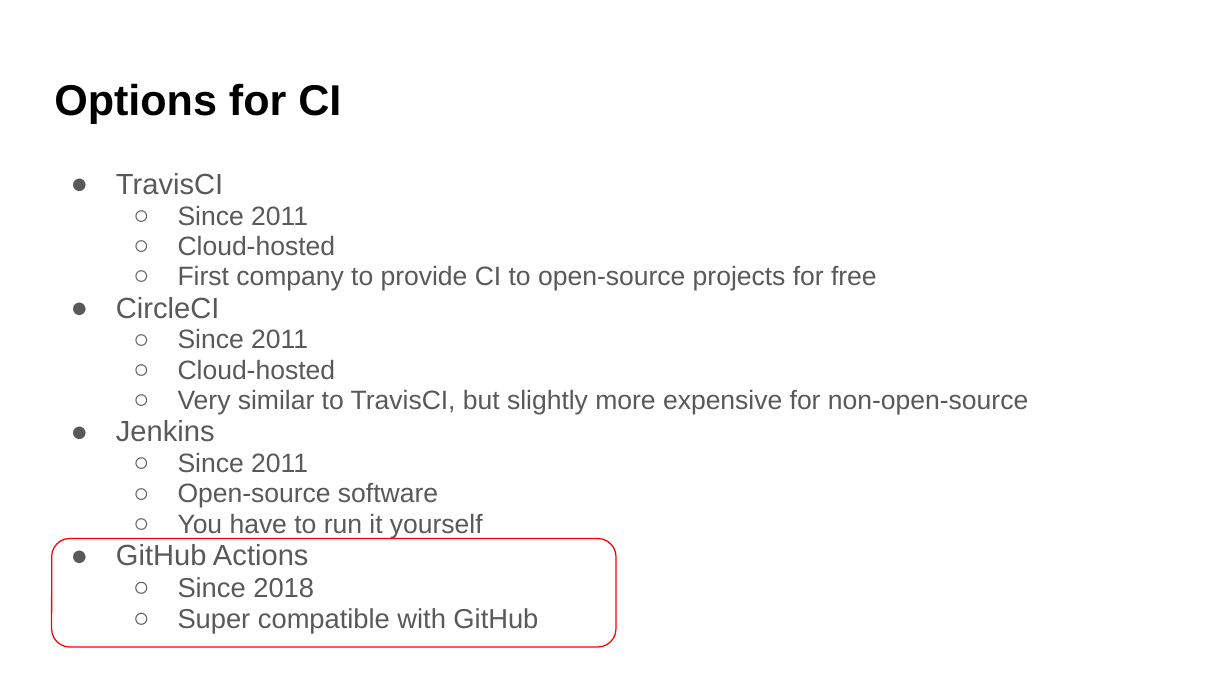
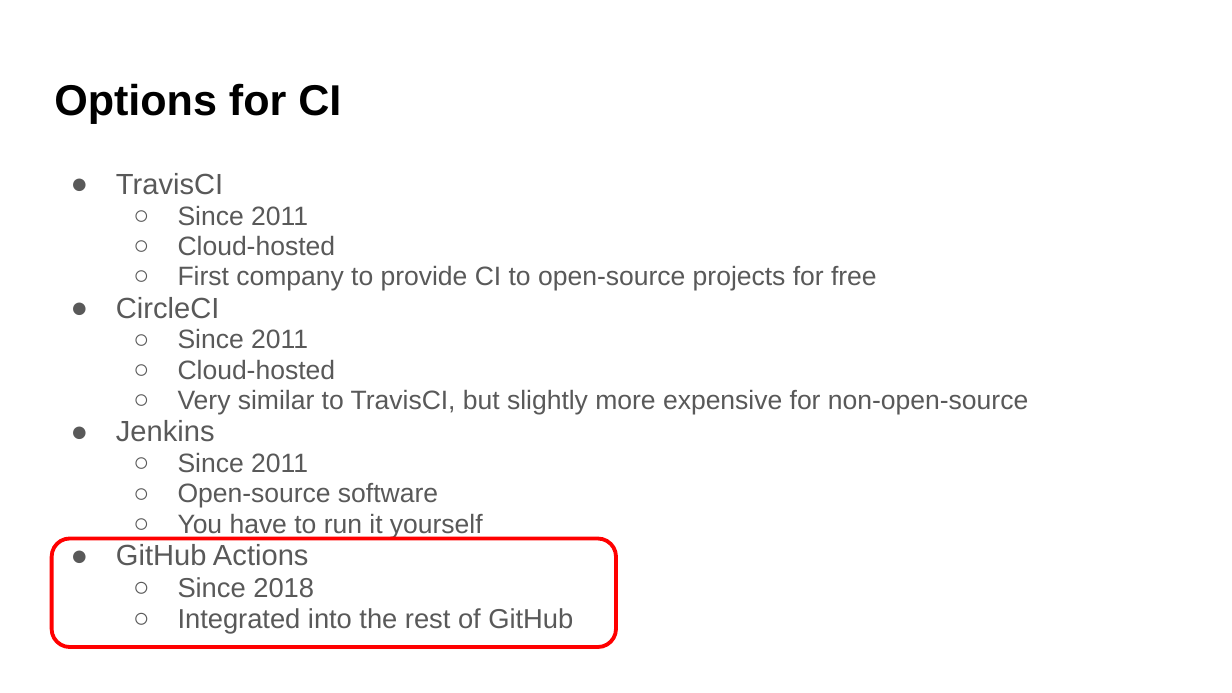
Before and after one commit to UWDATA515/lecture-materials, a slide deck: slide 10 of 07/DATA515_07_ContinuousIntegration.pptx. Drawn at 1232x693 pixels with LibreOffice and Linux fonts; fonts in the diff are those of the drawing; background and template pictures are left out. Boxes give left, top, right and bottom in pixels: in the first picture for what was removed or moved away, otherwise in the second. Text is boxed around its words. In the diff, an @@ line names an element or a change of style, - is before the commit and + after.

```diff
--- a/07/DATA515_07_ContinuousIntegration.pptx
+++ b/07/DATA515_07_ContinuousIntegration.pptx
@@ rounded rectangle at (52, 538, 616, 647): outline #FF0000 0.75 pt to #FF0000 2.25 pt @@
@@ text at (178, 608, 573, 634): text changed @@
-  ○ Super compatible with GitHub
+  ○ Integrated into the rest of GitHub
```
Also in this commit, not shown: 5 other slides changed, 1 slide added, 5 other files.
